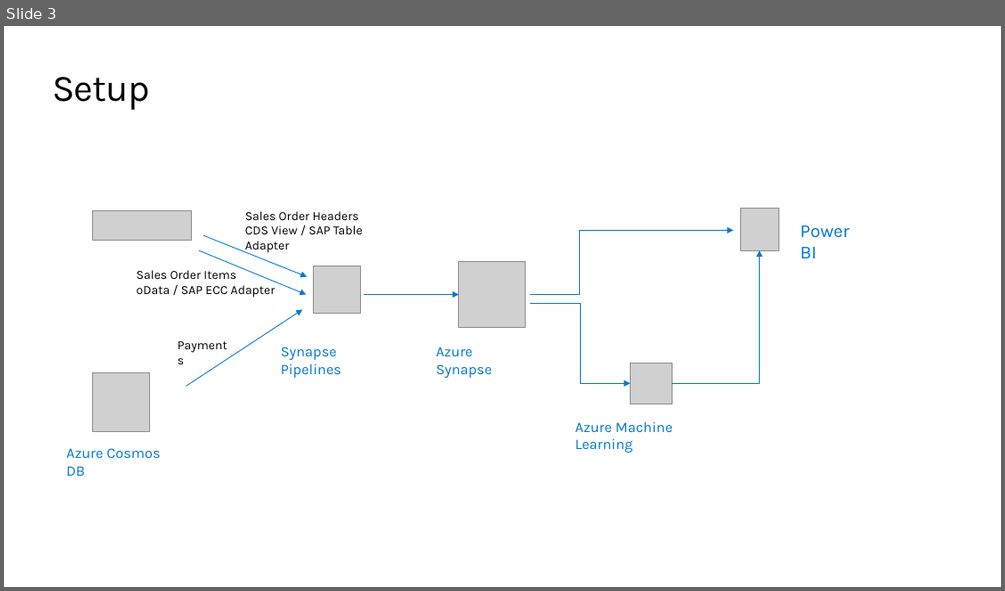
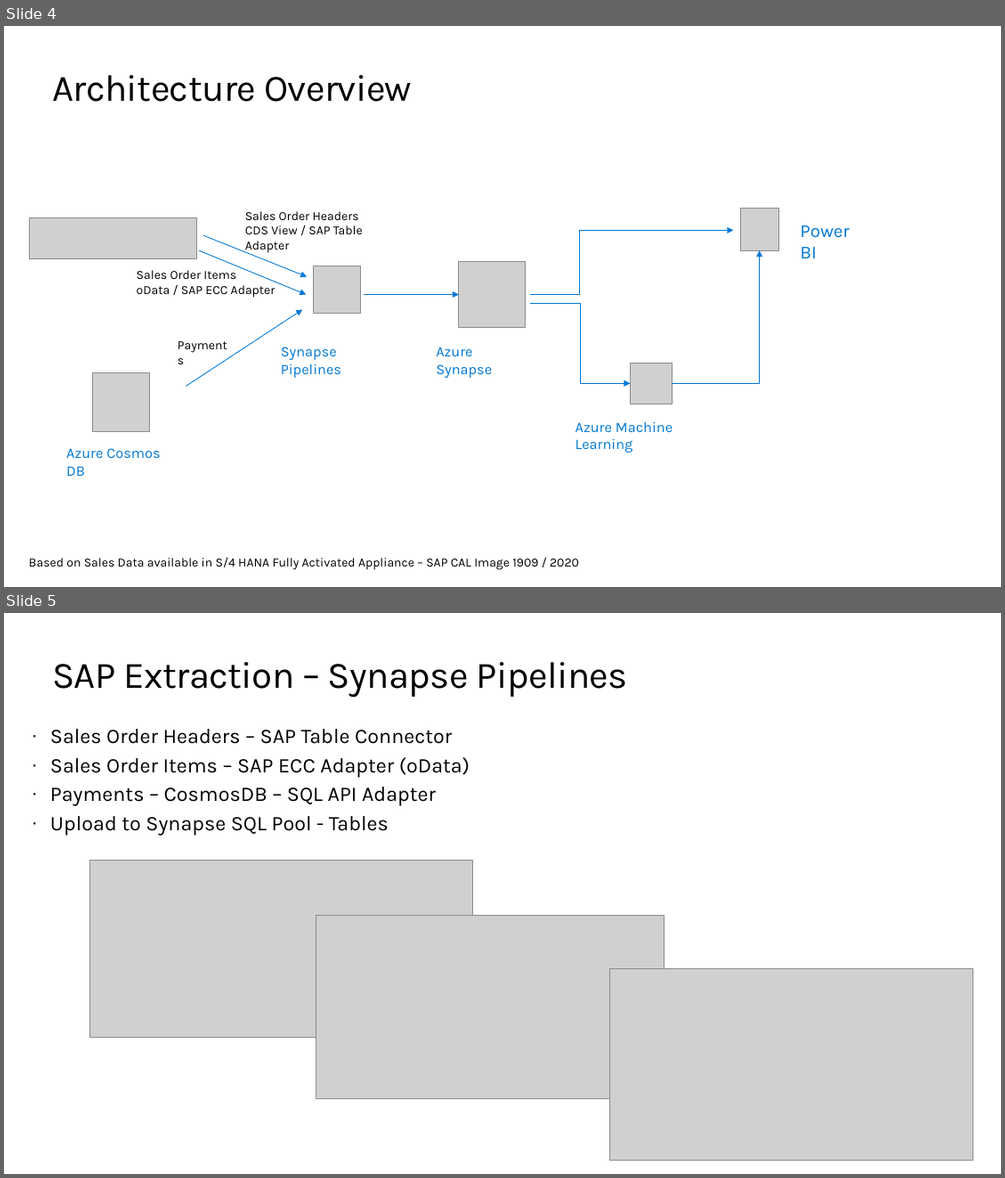
Before and after one commit to thzandvl/microhack-sap-data, a slide deck: SAP-Data-MicroHack.pptx. Shown one above the other, each under a label of ours: slide 3 before the commit, slides 4 and 5 after it. The pictures are 1005x591 and 1005x1178 pixels, drawn with LibreOffice and Linux fonts; fonts in the diff are those of the drawing; grey boxes stand for pictures; background and template pictures are left out. Boxes give left, top, right and bottom in pixels: in the first picture for what was removed or moved away, otherwise in the second. Text is boxed around its words. In the diff, an @@ line names an element or a change of style, - is before the commit and + after.

Commit message:
Updated Overview picture and ppt

```diff
--- a/SAP-Data-MicroHack.pptx
+++ b/SAP-Data-MicroHack.pptx
@@ slide 5 added at (x1=4, y1=613, x2=1001, y2=1174), background #FFFFFF @@
@@ title added at (x1=52, y1=662, x2=628, y2=698), 36 pt, text #000000 @@
+SAP Extraction – Synapse Pipelines
@@ text added at (x1=50, y1=729, x2=469, y2=835), 20 pt, text #000000 @@
+· Sales Order Headers – SAP Table Connector
+· Sales Order Items – SAP ECC Adapter (oData)
+· Payments – CosmosDB – SQL API Adapter
+· Upload to Synapse SQL Pool - Tables
@@ picture added at (x1=90, y1=860, x2=472, y2=1037) @@
@@ picture added at (x1=316, y1=915, x2=664, y2=1097) @@
@@ picture added at (x1=610, y1=968, x2=972, y2=1159) @@
@@ what was slide 3 is now slide 4 @@
@@ slide 4 changed as well @@
@@ title at (x1=52, y1=75, x2=412, y2=102): text changed @@
-Setup
+Architecture Overview
@@ picture removed at (x1=92, y1=211, x2=192, y2=240) @@
@@ picture added at (x1=30, y1=217, x2=197, y2=258) @@
@@ text added at (x1=29, y1=556, x2=579, y2=570), 12 pt, text #000000 @@
+Based on Sales Data available in S/4 HANA Fully Activated Appliance – SAP CAL Image 1909 / 2020
```
Also in this commit, not shown: 4 other slides changed, 4 other slides added, 3 slides removed, 1 other file.
